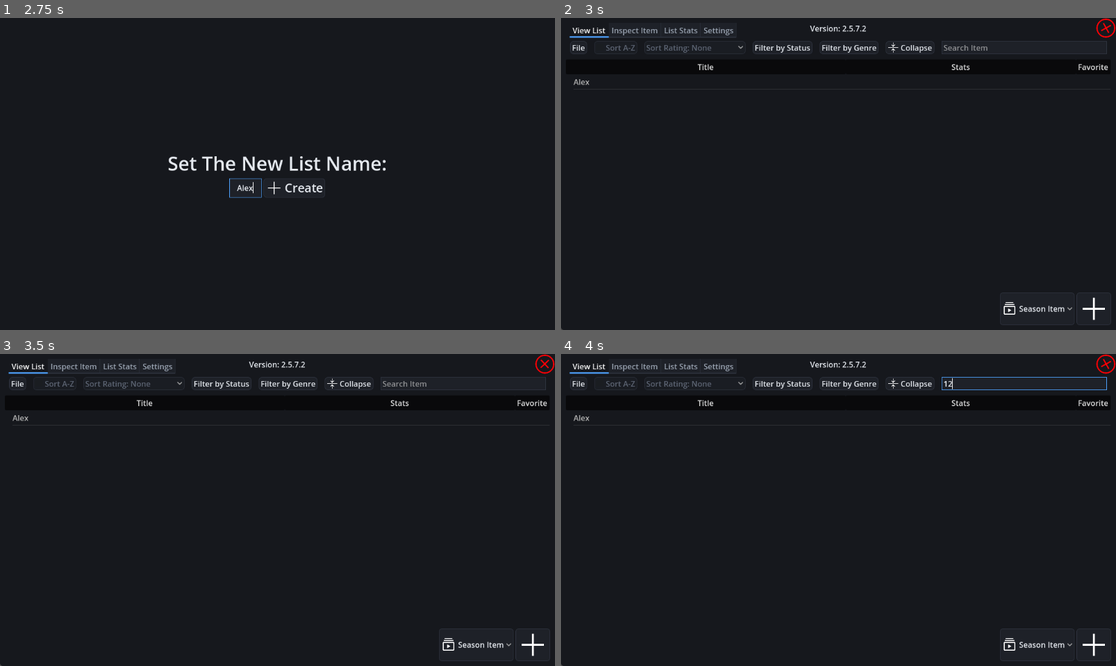
Above: before the commit, frames 1-4 (two rows, left to right).
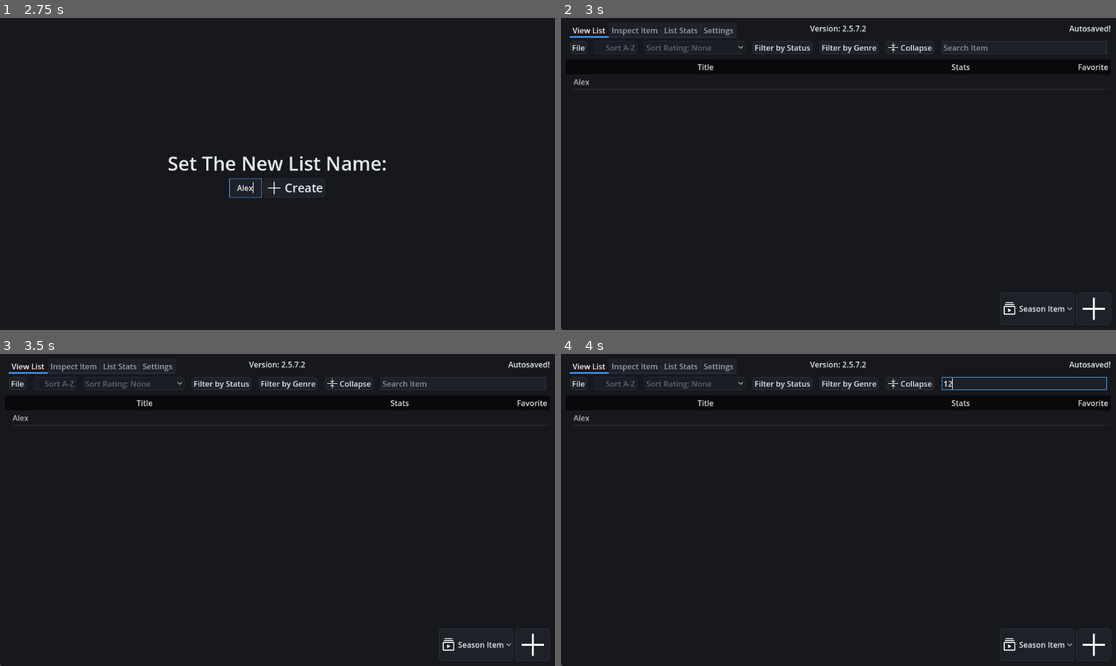
Above: after the commit, the same moments.

Repository: sredniW1234/Anime-Tracker-V2
Game: Godot game, scene res://Scenes/main_menu.tscn
Same seed, same stepped clock (60 frames per second), same inputs: the game is played once before the commit and once after it.
Inputs (mouse positions are in pixels of both pictures, inside the frame that each line leads up to):
- Up to frame 1 (2.75 s): click "Open List" at 0.5 s; click "New List" at 1.25 s; click (244, 186) at 2.02 s; type "Alex" at 2.1 s
- Up to frame 2 (3 s): click "Create" at 2.75 s
- Up to frame 3 (3.5 s): no input
- Up to frame 4 (4 s): click (1021, 382) at 3.52 s; type "12" at 3.6 s

Frame 1 is identical in both runs. In frame 2, 0.2% of the frame differs, in the area x 91-100%, y 0-7%; in frame 3, 0.2%; in frame 4, 0.2%.
Error in both runs: Cannot call method 'get_value' on a null value. (res://Scripts/file_menu_button.gd:11)

Commit message:
Added Autosaving, Connected to settings
Last thing for settings, hook up themes. TODO later

Diff:
--- a/Scenes/anime_list.tscn
+++ b/Scenes/anime_list.tscn
@@ -16,6 +16,7 @@
 [ext_resource type="PackedScene" uid="uid://d17y3ge8ar1r3" path="res://Scenes/context_menu.tscn" id="9_uxrnn"]
 [ext_resource type="Script" path="res://Scripts/new_list_confirm.gd" id="12_dc1qg"]
 [ext_resource type="PackedScene" uid="uid://dnjxphmutce4" path="res://Scenes/settings_view.tscn" id="13_wonr1"]
+[ext_resource type="PackedScene" uid="uid://chvilxywhx6yq" path="res://Scenes/autosave.tscn" id="15_0s8q4"]
 [ext_resource type="Script" path="res://Scripts/possible_filter_genres.gd" id="16_xy5jm"]
 [ext_resource type="Script" path="res://Scripts/exit_confirm.gd" id="17_nx5um"]
 [ext_resource type="PackedScene" uid="uid://cf1o8eqcg1kku" path="res://Scenes/save_warn.tscn" id="18_we7a1"]
@@ -264,6 +265,11 @@
 scale = Vector2(0.453333, 0.453333)
 texture = ExtResource("2_03v5c")
 
+[node name="Autosave" parent="PanelContainer/MarginContainer" instance=ExtResource("15_0s8q4")]
+layout_mode = 2
+size_flags_horizontal = 8
+size_flags_vertical = 0
+
 [node name="ContextMenu" parent="PanelContainer" instance=ExtResource("9_uxrnn")]
 visible = false
 layout_mode = 2
@@ -275,6 +281,7 @@
 autostart = true
 
 [node name="MarginContainer" type="MarginContainer" parent="."]
+visible = false
 layout_mode = 1
 anchors_preset = 1
 anchor_left = 1.0
--- /dev/null
+++ b/Scenes/autosave.tscn
@@ -0,0 +1,84 @@
+[gd_scene load_steps=5 format=3 uid="uid://chvilxywhx6yq"]
+
+[ext_resource type="Script" path="res://Scripts/autosave.gd" id="1_p8d10"]
+
+[sub_resource type="Animation" id="Animation_mtjml"]
+resource_name = "Autosave"
+length = 2.0
+tracks/0/type = "value"
+tracks/0/imported = false
+tracks/0/enabled = true
+tracks/0/path = NodePath(".:modulate")
+tracks/0/interp = 1
+tracks/0/loop_wrap = true
+tracks/0/keys = {
+"times": PackedFloat32Array(1.3, 2),
+"transitions": PackedFloat32Array(1, 1),
+"update": 0,
+"values": [Color(1, 1, 1, 1), Color(1, 1, 1, 0)]
+}
+tracks/1/type = "value"
+tracks/1/imported = false
+tracks/1/enabled = true
+tracks/1/path = NodePath(".:position")
+tracks/1/interp = 1
+tracks/1/loop_wrap = true
+tracks/1/keys = {
+"times": PackedFloat32Array(1, 2),
+"transitions": PackedFloat32Array(0.5, 0.5),
+"update": 0,
+"values": [Vector2(0, 0), Vector2(0, -23)]
+}
+
+[sub_resource type="Animation" id="Animation_lyy7g"]
+length = 0.001
+tracks/0/type = "value"
+tracks/0/imported = false
+tracks/0/enabled = true
+tracks/0/path = NodePath(".:modulate")
+tracks/0/interp = 1
+tracks/0/loop_wrap = true
+tracks/0/keys = {
+"times": PackedFloat32Array(0),
+"transitions": PackedFloat32Array(1),
+"update": 0,
+"values": [Color(1, 1, 1, 1)]
+}
+tracks/1/type = "value"
+tracks/1/imported = false
+tracks/1/enabled = true
+tracks/1/path = NodePath(".:position")
+tracks/1/interp = 1
+tracks/1/loop_wrap = true
+tracks/1/keys = {
+"times": PackedFloat32Array(0),
+"transitions": PackedFloat32Array(1),
+"update": 0,
+"values": [Vector2(0, 0)]
+}
+
+[sub_resource type="AnimationLibrary" id="AnimationLibrary_mvint"]
+_data = {
+"Autosave": SubResource("Animation_mtjml"),
+"RESET": SubResource("Animation_lyy7g")
+}
+
+[node name="Autosave" type="MarginContainer"]
+offset_right = 87.0
+offset_bottom = 23.0
+script = ExtResource("1_p8d10")
+metadata/_edit_use_anchors_ = true
+
+[node name="Label" type="Label" parent="."]
+layout_mode = 2
+text = "Autosaved!"
+
+[node name="AnimationPlayer" type="AnimationPlayer" parent="Label"]
+libraries = {
+"": SubResource("AnimationLibrary_mvint")
+}
+speed_scale = 0.5
+
+[node name="AutosaveTimer" type="Timer" parent="."]
+
+[connection signal="timeout" from="AutosaveTimer" to="." method="_on_autosave_timer_timeout"]
--- /dev/null
+++ b/Scripts/autosave.gd
@@ -0,0 +1,23 @@
+extends Control
+
+@onready var autosave_timer: Timer = $AutosaveTimer
+@onready var animation_player: AnimationPlayer = $Label/AnimationPlayer
+
+# Called when the node enters the scene tree for the first time.
+func _ready() -> void:
+	Manager.connect("new_tree", reset)
+	Manager.connect("load_tree", reset)
+	reset()
+
+
+func reset():
+	print(SaveManager.current_settings)
+	autosave_timer.start(SaveManager.current_settings.get_value("saving", "autosave_interval", 300))
+
+
+func _on_autosave_timer_timeout() -> void:
+	# Autosave turned on
+	if SaveManager.current_settings.get_value("saving", "autosave", true):
+		if Manager.save_location:
+			SaveManager.save(Manager.save_location)
+			animation_player.play("Autosave")
Not shown: 1 places in Scenes/anime_list.tscn that only renumber resources
